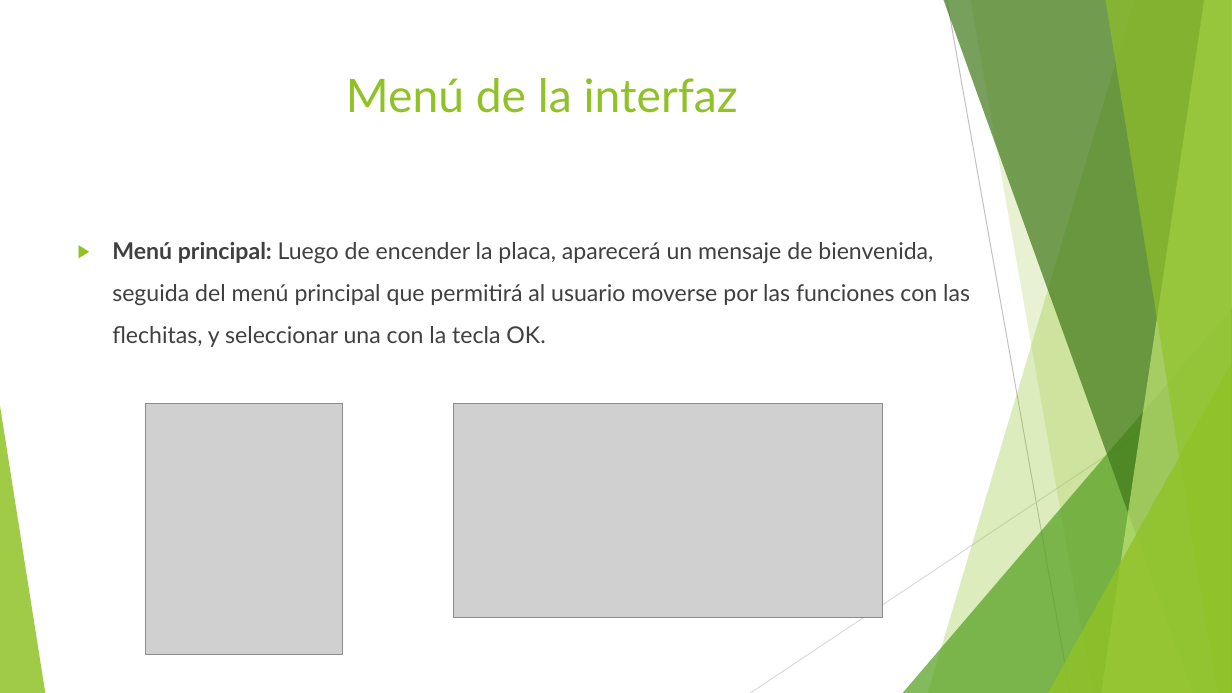
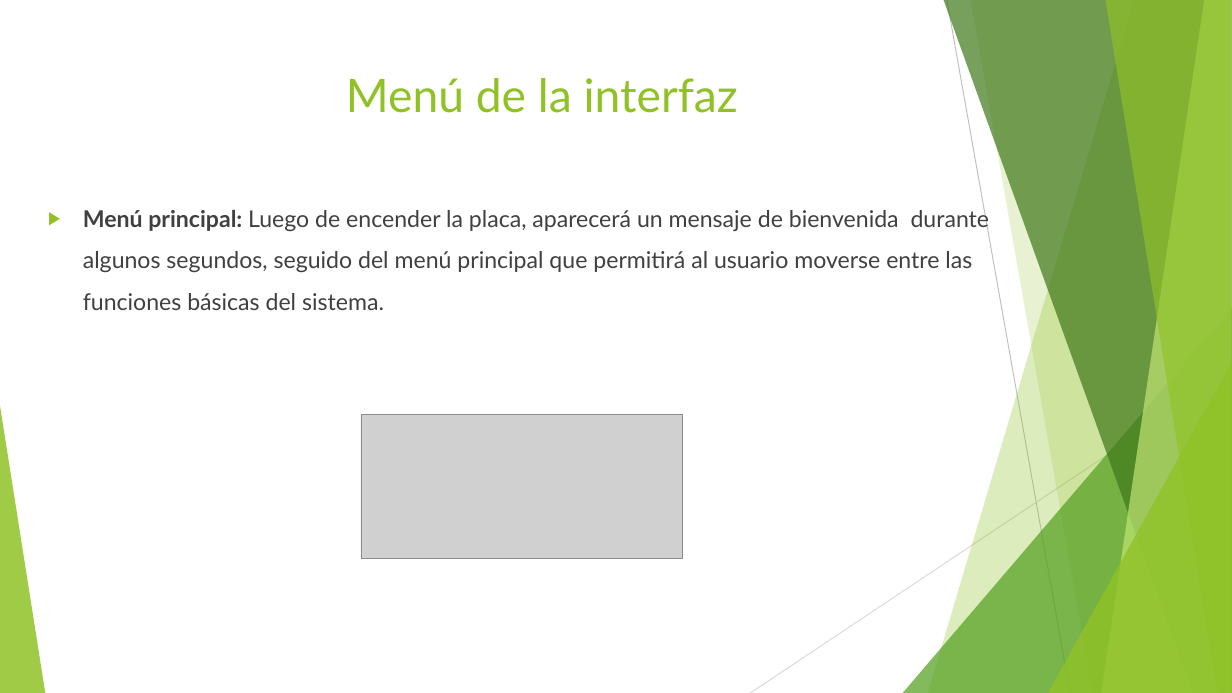
Before and after one commit to silvagustin/taller_de_proyecto_1, a slide deck: slide 9 of docs/Presentación.pptx. Drawn at 1232x693 pixels with LibreOffice and Linux fonts; fonts in the diff are those of the drawing; grey boxes stand for pictures. Boxes give left, top, right and bottom in pixels: in the first picture for what was removed or moved away, otherwise in the second. Text is boxed around its words. In the diff, an @@ line names an element or a change of style, - is before the commit and + after.

```diff
--- a/docs/Presentación.pptx
+++ b/docs/Presentación.pptx
@@ text at (83, 207, 990, 310): text changed @@
-▶ Menú principal: Luego de encender la placa, aparecerá un mensaje de bienvenida, seguida del menú principal que permitirá al usuario moverse por las funciones con las flechitas, y seleccionar una con la tecla OK.
+▶ Menú principal: Luego de encender la placa, aparecerá un mensaje de bienvenida durante algunos segundos, seguido del menú principal que permitirá al usuario moverse entre las funciones básicas del sistema.
@@ picture removed at (145, 404, 343, 654) @@
@@ picture added at (361, 415, 683, 559) @@
@@ picture removed at (454, 404, 883, 618) @@
```
Also in this commit, not shown: 3 other slides changed, 3 slides added, 38 other files.
